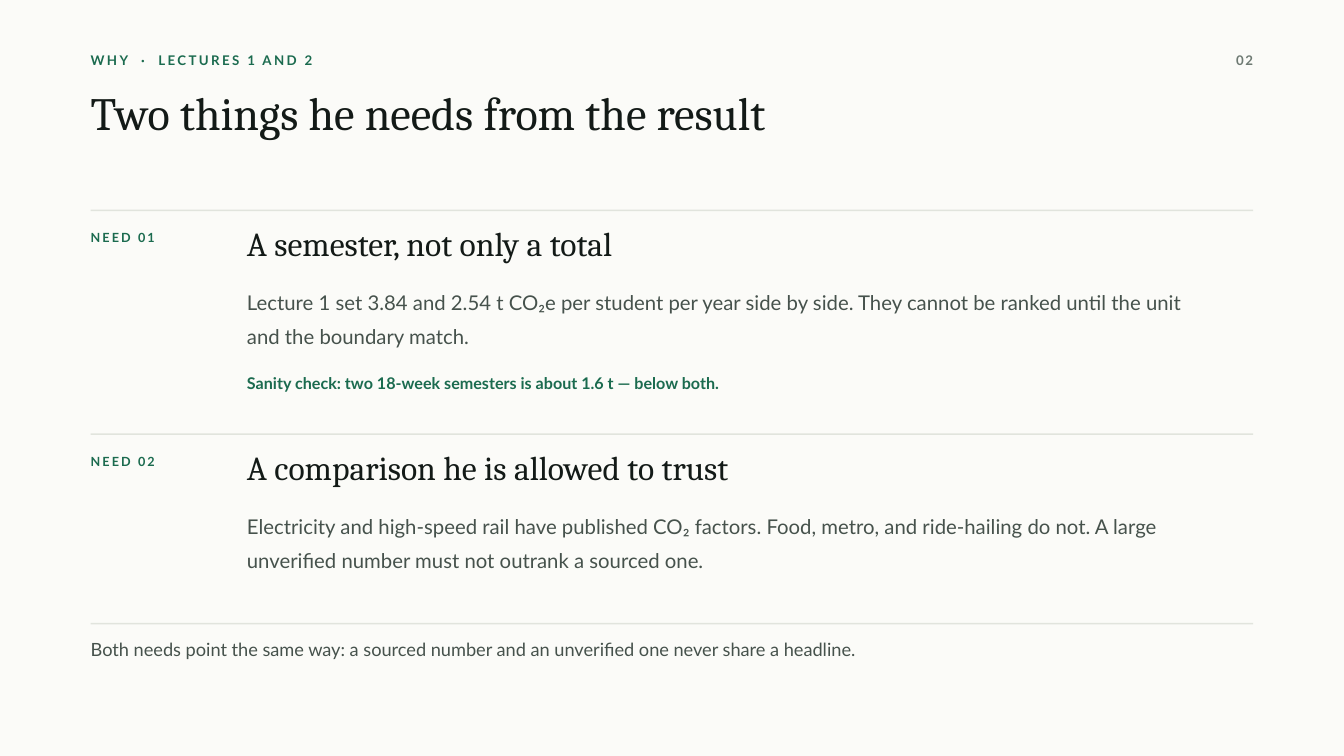
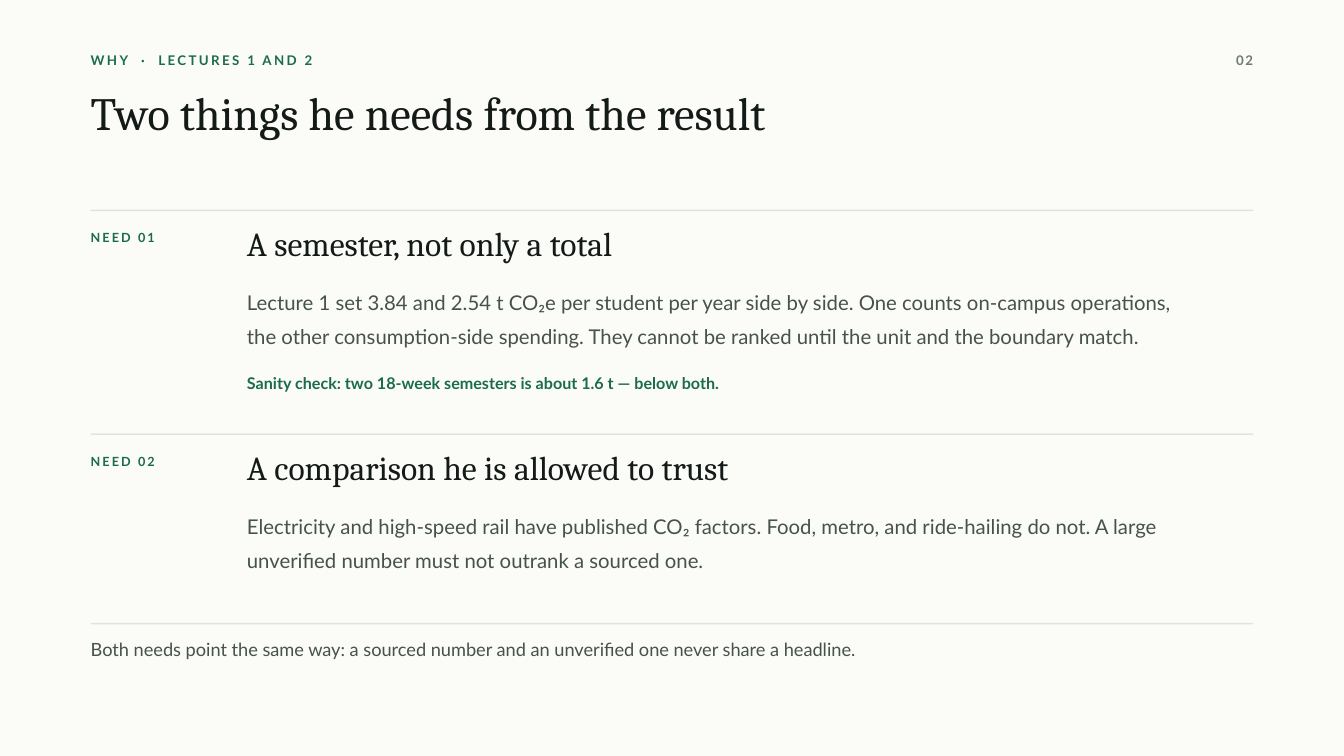
Before and after one commit to fueric0625/Carbon_Footprint_Calculator, a slide deck: slide 2 of roadshow/Group9_Roadshow_Slides.pptx. Drawn at 1344x756 pixels with LibreOffice and Linux fonts; fonts in the diff are those of the drawing. Boxes give left, top, right and bottom in pixels: in the first picture for what was removed or moved away, otherwise in the second. Text is boxed around its words. In the diff, an @@ line names an element or a change of style, - is before the commit and + after.

```diff
--- a/roadshow/Group9_Roadshow_Slides.pptx
+++ b/roadshow/Group9_Roadshow_Slides.pptx
@@ text at box(247, 295, 1171, 348): text changed @@
-Lecture 1 set 3.84 and 2.54 t CO₂e per student per year side by side. They cannot be ranked until the unit and the boundary match.
+Lecture 1 set 3.84 and 2.54 t CO₂e per student per year side by side. One counts on-campus operations, the other consumption-side spending. They cannot be ranked until the unit and the boundary match.
```
Also in this commit, not shown: 1 slide added, 10 other files.
